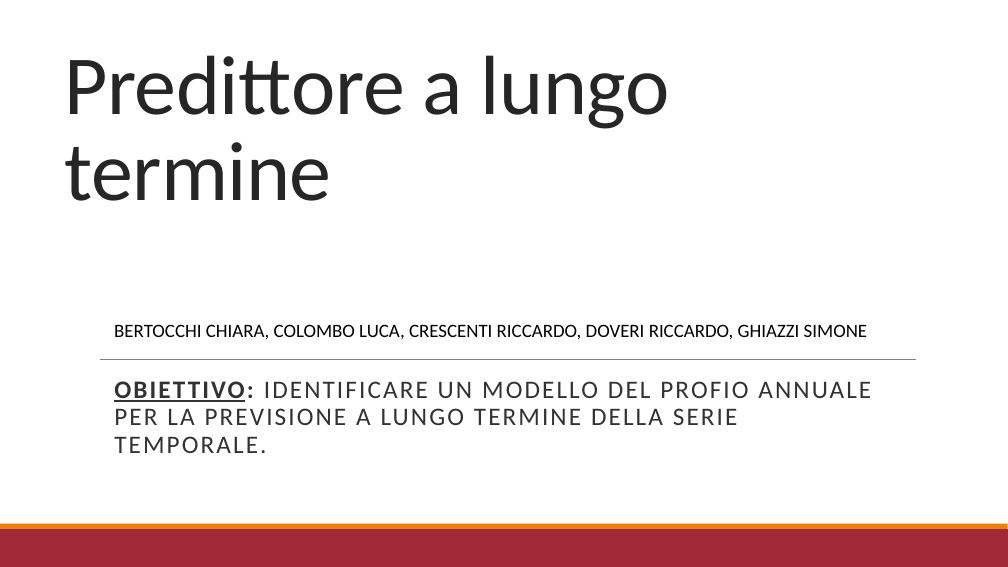
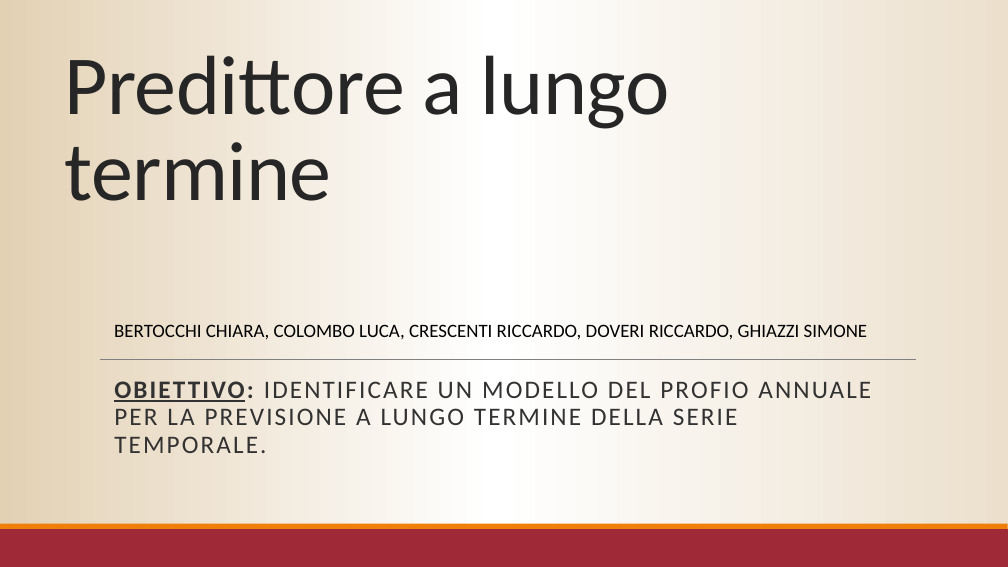
Before and after one commit to r1cky0/Italian-energy-consumption-prediction, a slide deck: slide 1 of presentazione_imad.pptx. Drawn at 1008x567 pixels with LibreOffice and Linux fonts; fonts in the diff are those of the drawing. Boxes give left, top, right and bottom in pixels: in the first picture for what was removed or moved away, otherwise in the second. Text is boxed around its words. In the diff, an @@ line names an element or a change of style, - is before the commit and + after.

```diff
--- a/presentazione_imad.pptx
+++ b/presentazione_imad.pptx
@@ background #FFFFFF to gradient #E3D1B4 to #FFFFFF to #ECE0CD @@
```
Also in this commit, not shown: 3 other slides changed.
